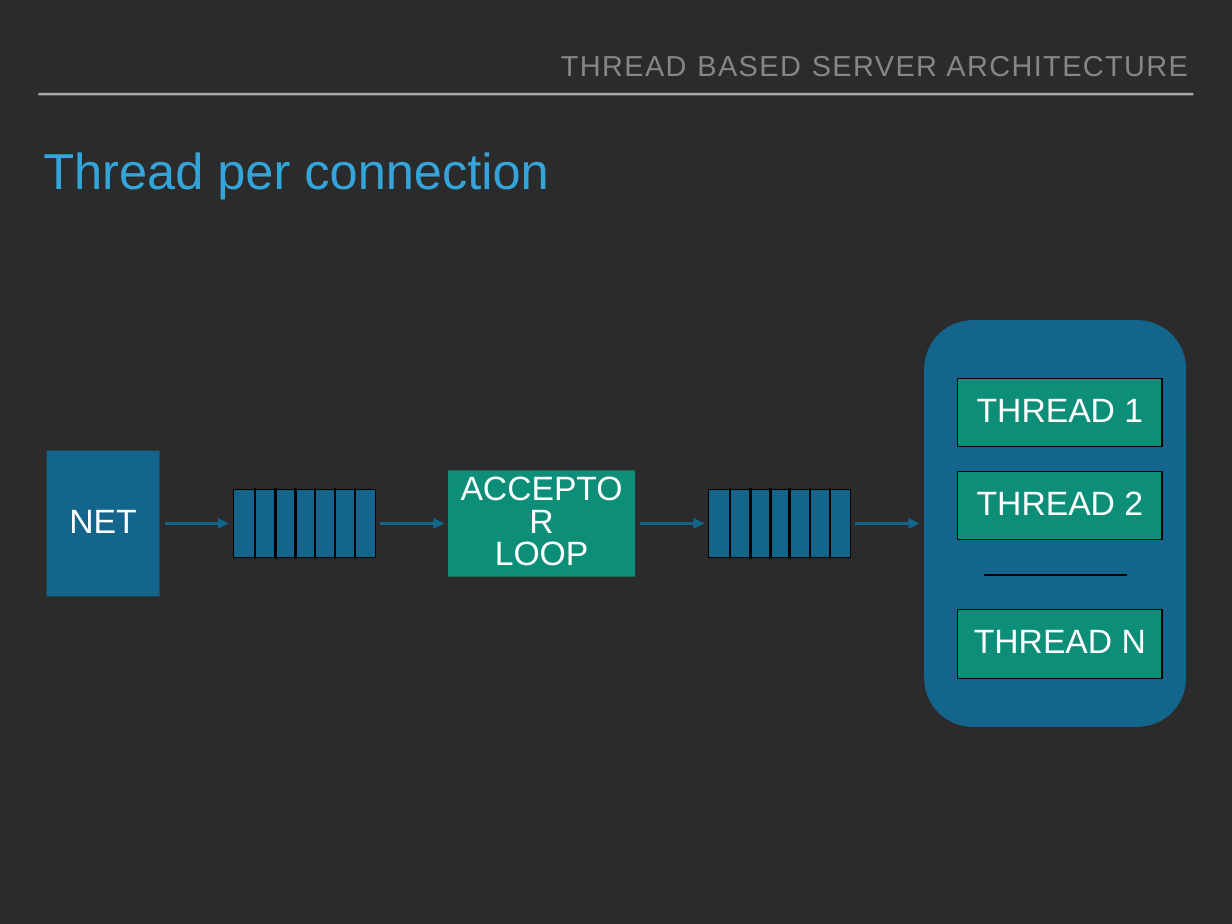
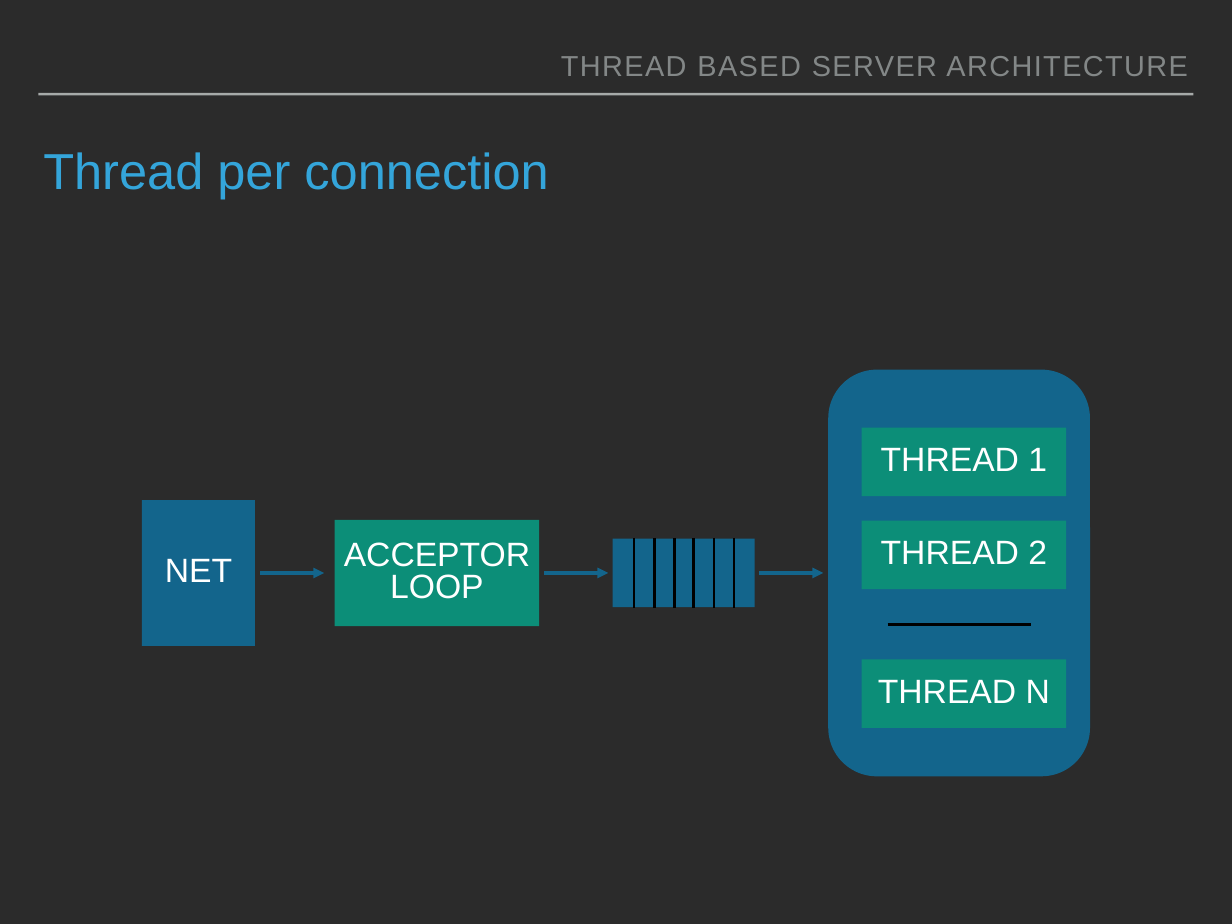
Before and after one commit to neherim/web-service-architectures, a slide deck: slide 6 of slide/Web server architecture.pptx. Drawn at 1232x924 pixels with LibreOffice and Linux fonts; fonts in the diff are those of the drawing. Boxes give left, top, right and bottom in pixels: in the first picture for what was removed or moved away, otherwise in the second. Text is boxed around its words. In the diff, an @@ line names an element or a change of style, - is before the commit and + after.

```diff
--- a/slide/Web server architecture.pptx
+++ b/slide/Web server architecture.pptx
@@ rectangle "NET": place and size @@
-rectangle "NET" at (47,451,160,596)
+rectangle "NET" at (142,500,256,645)
@@ group removed at (234,489,376,559): 6 lines, 1 rectangle @@
@@ rectangle "ACCEPTOR": place and size @@
-rectangle "ACCEPTOR" at (448,470,635,577)
+rectangle "ACCEPTOR" at (334,520,539,626)
@@ arrow removed from (380, 523) to (444, 523) @@
@@ 4 rectangles, 2 arrows, 1 rounded rectangle, 1 line: place and size @@
-4 rectangles, 2 arrows, 1 rounded rectangle, 1 line at (640,321,1186,727)
+4 rectangles, 2 arrows, 1 rounded rectangle, 1 line at (544,370,1090,776)
@@ outline #000000 1 pt to none in 4 elements at (862,521,1067,589), (862,428,1067,496), (862,659,1067,728), (613,539,755,607) @@
@@ line moved from (830, 489) - (830, 559) to (634, 538) - (634, 608) @@
@@ line moved from (810, 489) - (810, 559) to (654, 538) - (654, 608) @@
@@ line moved from (790, 489) - (790, 559) to (675, 538) - (675, 608) @@
@@ line moved from (770, 489) - (770, 559) to (694, 538) - (694, 608) @@
@@ line moved from (750, 489) - (750, 559) to (714, 538) - (714, 608) @@
@@ line moved from (730, 489) - (730, 559) to (734, 538) - (734, 608) @@
@@ arrow moved from (165, 523) - (229, 523) to (260, 573) - (324, 573) @@
```
Also in this commit, not shown: 10 other slides changed, 2 slides added, 1 other file.
